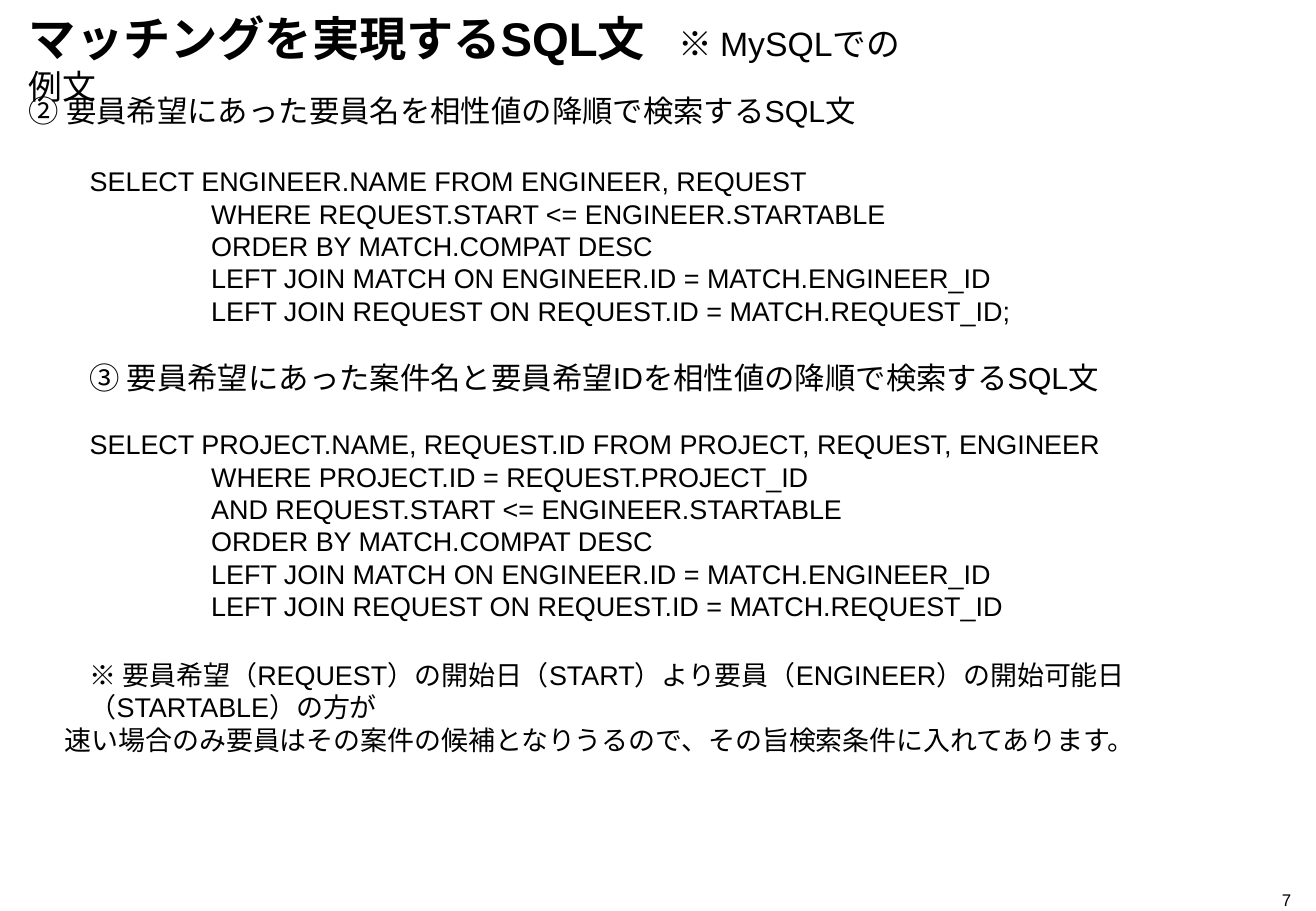
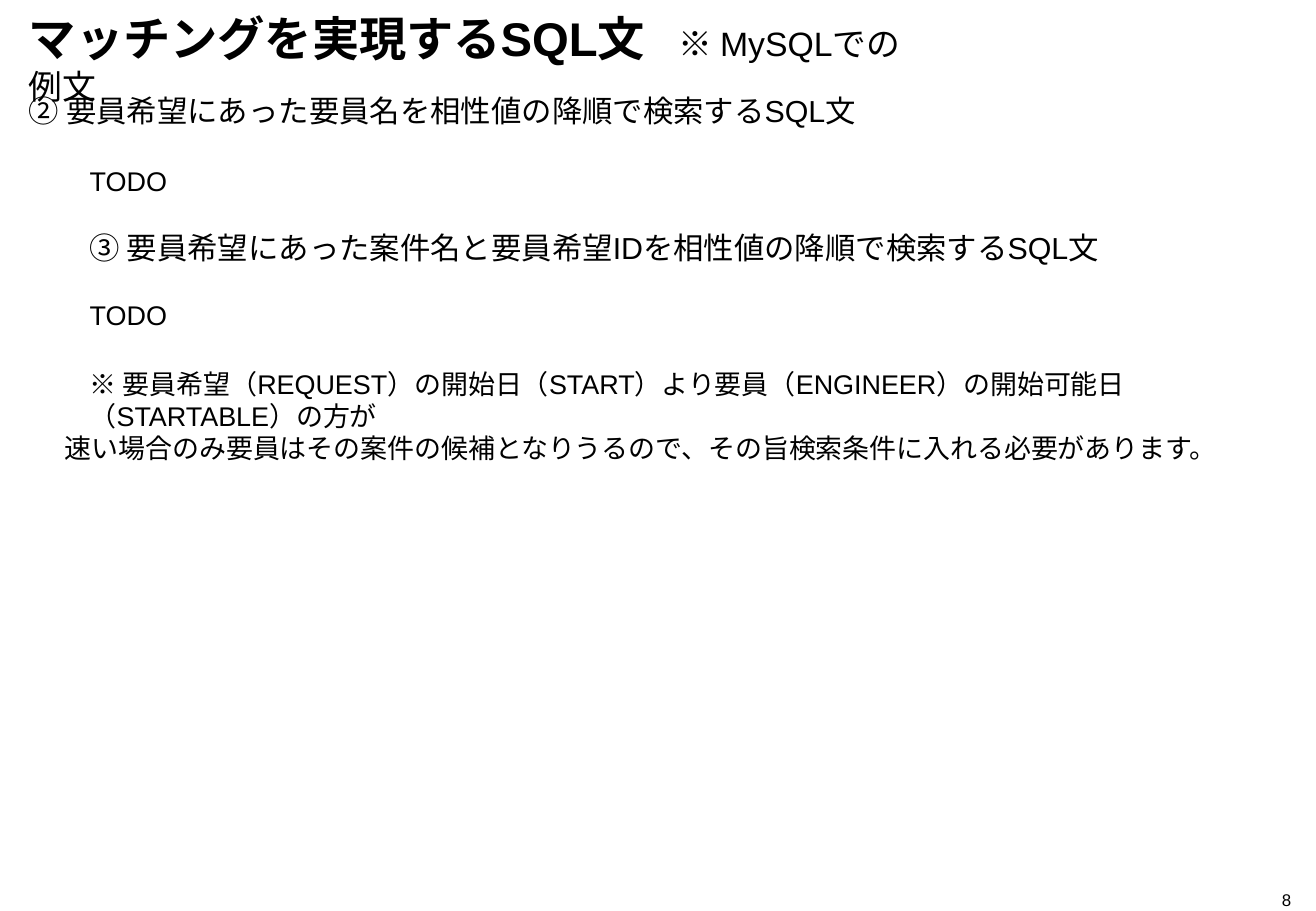
Before and after one commit to david3080/firestore, a slide deck: slide 9 of Matching.pptx (slide 8 before the commit). Drawn at 1316x911 pixels with LibreOffice and Linux fonts; fonts in the diff are those of the drawing. Boxes give left, top, right and bottom in pixels: in the first picture for what was removed or moved away, otherwise in the second. Text is boxed around its words. In the diff, an @@ line names an element or a change of style, - is before the commit and + after.

```diff
--- a/Matching.pptx
+++ b/Matching.pptx
@@ text at [90, 172, 167, 192]: text changed @@
-  SELECT ENGINEER.NAME FROM ENGINEER, REQUEST
-  WHERE REQUEST.START <= ENGINEER.STARTABLE
-  ORDER BY MATCH.COMPAT DESC
-  LEFT JOIN MATCH ON ENGINEER.ID = MATCH.ENGINEER_ID
-  LEFT JOIN REQUEST ON REQUEST.ID = MATCH.REQUEST_ID;
+  TODO
@@ text at [90, 306, 167, 326]: text changed @@
-  SELECT PROJECT.NAME, REQUEST.ID FROM PROJECT, REQUEST, ENGINEER
-  WHERE PROJECT.ID = REQUEST.PROJECT_ID
-  AND REQUEST.START <= ENGINEER.STARTABLE
-  ORDER BY MATCH.COMPAT DESC
-  LEFT JOIN MATCH ON ENGINEER.ID = MATCH.ENGINEER_ID
-  LEFT JOIN REQUEST ON REQUEST.ID = MATCH.REQUEST_ID
+  TODO
@@ text at [65, 435, 1217, 461]: text changed @@
-速い場合のみ要員はその案件の候補となりうるので、その旨検索条件に入れてあります。
+速い場合のみ要員はその案件の候補となりうるので、その旨検索条件に入れる必要があります。
@@ page number at [1282, 894, 1291, 906]: text changed @@
-7
+8
```
Also in this commit, not shown: 3 other slides changed, 1 slide added.
